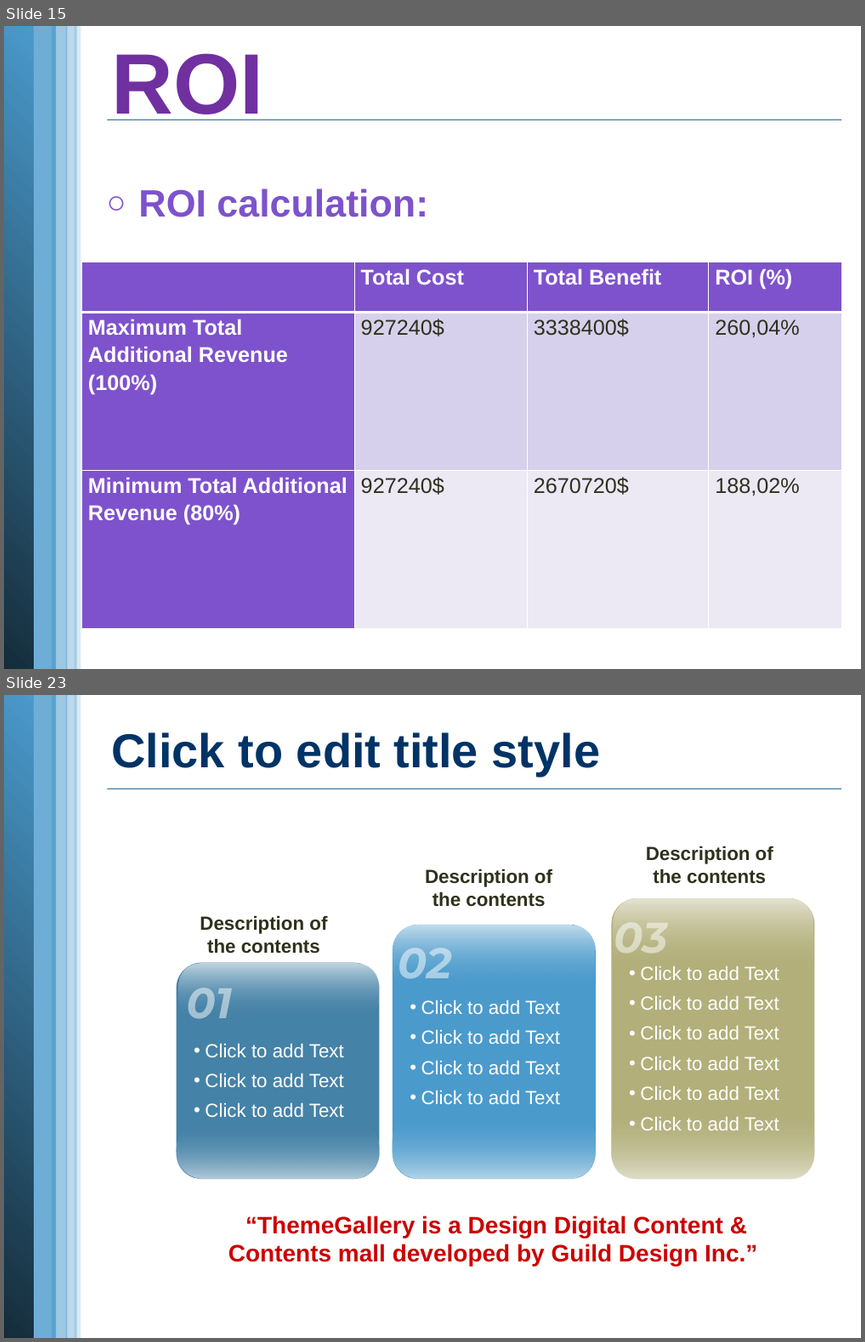
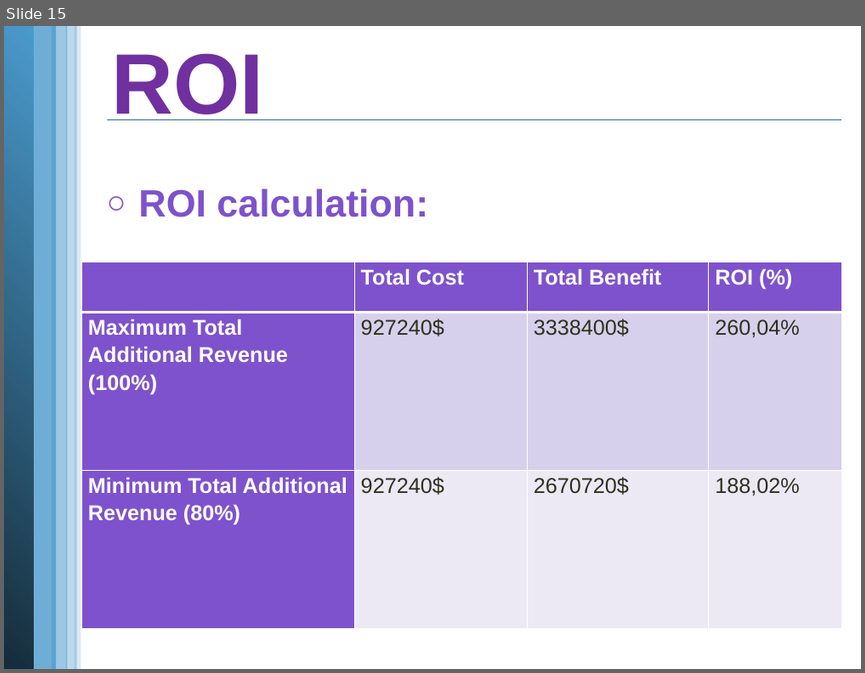
Before and after one commit to vucongthuc/hit-team-2012, a slide deck: Measurement Analysis/K15T2-Team22-Team Assignment7/K15T2-Team22-Team Assignment7.pptx. Shown one above the other, each under a label of ours: slides 15 and 23 before the commit, slide 15 after it; the slides between them are not shown. The pictures are 865x1342 and 865x673 pixels, drawn with LibreOffice and Linux fonts; fonts in the diff are those of the drawing; background and template pictures are left out. Boxes give left, top, right and bottom in pixels: in the first picture for what was removed or moved away, otherwise in the second. Text is boxed around its words. In the diff, an @@ line names an element or a change of style, - is before the commit and + after.

```diff
--- a/Measurement Analysis/K15T2-Team22-Team Assignment7/K15T2-Team22-Team Assignment7.pptx
+++ b/Measurement Analysis/K15T2-Team22-Team Assignment7/K15T2-Team22-Team Assignment7.pptx
@@ slide 23 removed at (x1=4, y1=695, x2=861, y2=1338), background #FFFFFF; not listed: 6 template elements that a slide beside it also shows @@
@@ title removed at (x1=111, y1=732, x2=601, y2=776) @@
-Click to edit title style
@@ text removed at (x1=646, y1=845, x2=773, y2=884) @@
-Description of the contents
@@ text removed at (x1=425, y1=868, x2=552, y2=907) @@
-Description of the contents
@@ rounded rectangle removed at (x1=612, y1=898, x2=815, y2=1179) @@
@@ text removed at (x1=200, y1=915, x2=327, y2=953) @@
-Description of the contents
@@ rounded rectangle removed at (x1=613, y1=899, x2=813, y2=971) @@
@@ text removed at (x1=613, y1=911, x2=668, y2=963) @@
-03
@@ rounded rectangle removed at (x1=392, y1=925, x2=596, y2=1179) @@
@@ rounded rectangle removed at (x1=393, y1=925, x2=595, y2=991) @@
@@ text removed at (x1=398, y1=947, x2=452, y2=989) @@
-02
@@ rounded rectangle removed at (x1=177, y1=962, x2=380, y2=1179) @@
@@ rounded rectangle removed at (x1=179, y1=964, x2=378, y2=1019) @@
@@ text removed at (x1=640, y1=966, x2=779, y2=1130) @@
-• Click to add Text
-• Click to add Text
-• Click to add Text
-• Click to add Text
-• Click to add Text
-• Click to add Text
@@ text removed at (x1=186, y1=987, x2=232, y2=1028) @@
-01
@@ text removed at (x1=421, y1=1000, x2=560, y2=1104) @@
-• Click to add Text
-• Click to add Text
-• Click to add Text
-• Click to add Text
@@ text removed at (x1=205, y1=1043, x2=344, y2=1117) @@
-• Click to add Text
-• Click to add Text
-• Click to add Text
@@ rounded rectangle removed at (x1=177, y1=1123, x2=380, y2=1179) @@
@@ rounded rectangle removed at (x1=392, y1=1113, x2=596, y2=1179) @@
@@ rounded rectangle removed at (x1=612, y1=1106, x2=814, y2=1179) @@
@@ text removed at (x1=228, y1=1215, x2=757, y2=1265) @@
-“ThemeGallery is a Design Digital Content & Contents mall developed by Guild Design Inc.”
```
Also in this commit, not shown: 17 slides changed, 1 slide added, 23 other slides removed.
